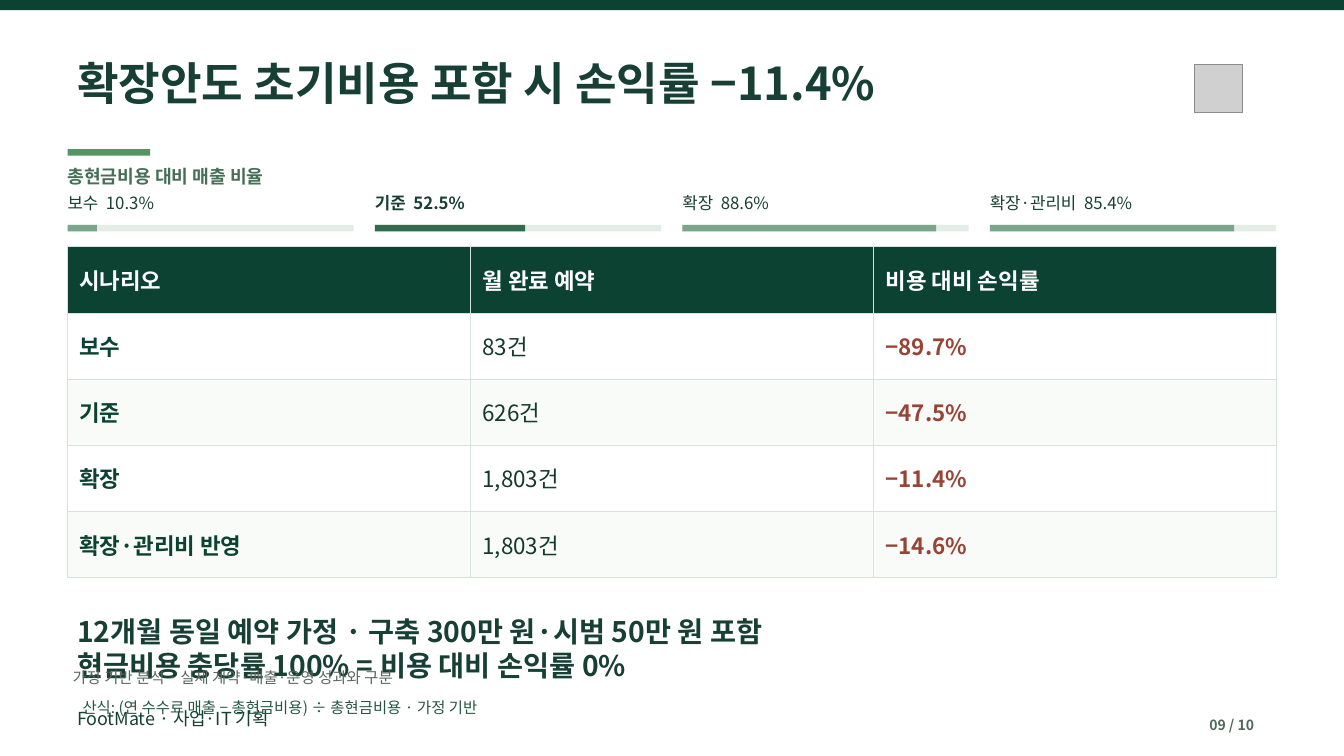
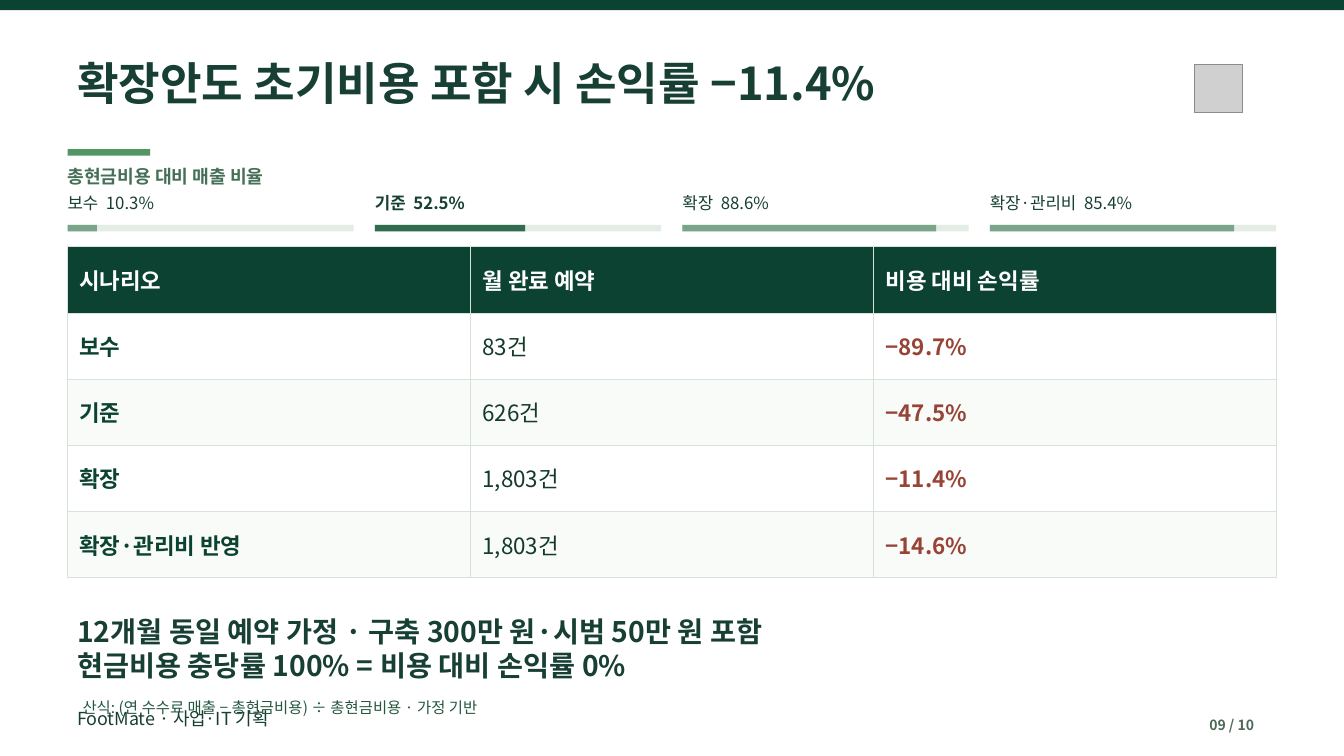
Before and after one commit to dohyunkimmm/footmate, a slide deck: slide 9 of src/case-study/downloads/footmate_report.pptx. Drawn at 1344x756 pixels with LibreOffice and Linux fonts; fonts in the diff are those of the drawing; grey boxes stand for pictures. Boxes give left, top, right and bottom in pixels: in the first picture for what was removed or moved away, otherwise in the second. Text is boxed around its words. In the diff, an @@ line names an element or a change of style, - is before the commit and + after.

```diff
--- a/src/case-study/downloads/footmate_report.pptx
+++ b/src/case-study/downloads/footmate_report.pptx
@@ text removed at box(73, 668, 392, 684) @@
-가정 기반 분석 · 실제 계약·매출·운영 성과와 구분
```
Also in this commit, not shown: 2 other slides changed, 3 other files.
